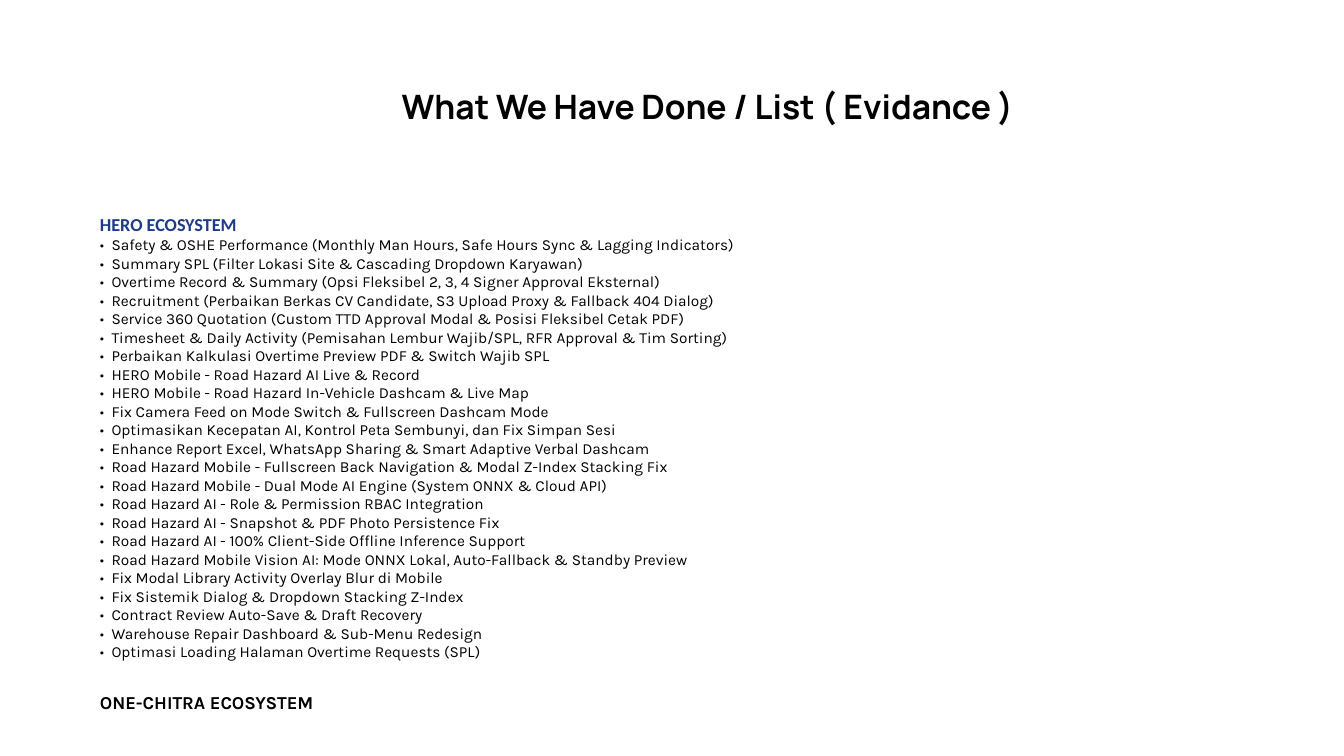
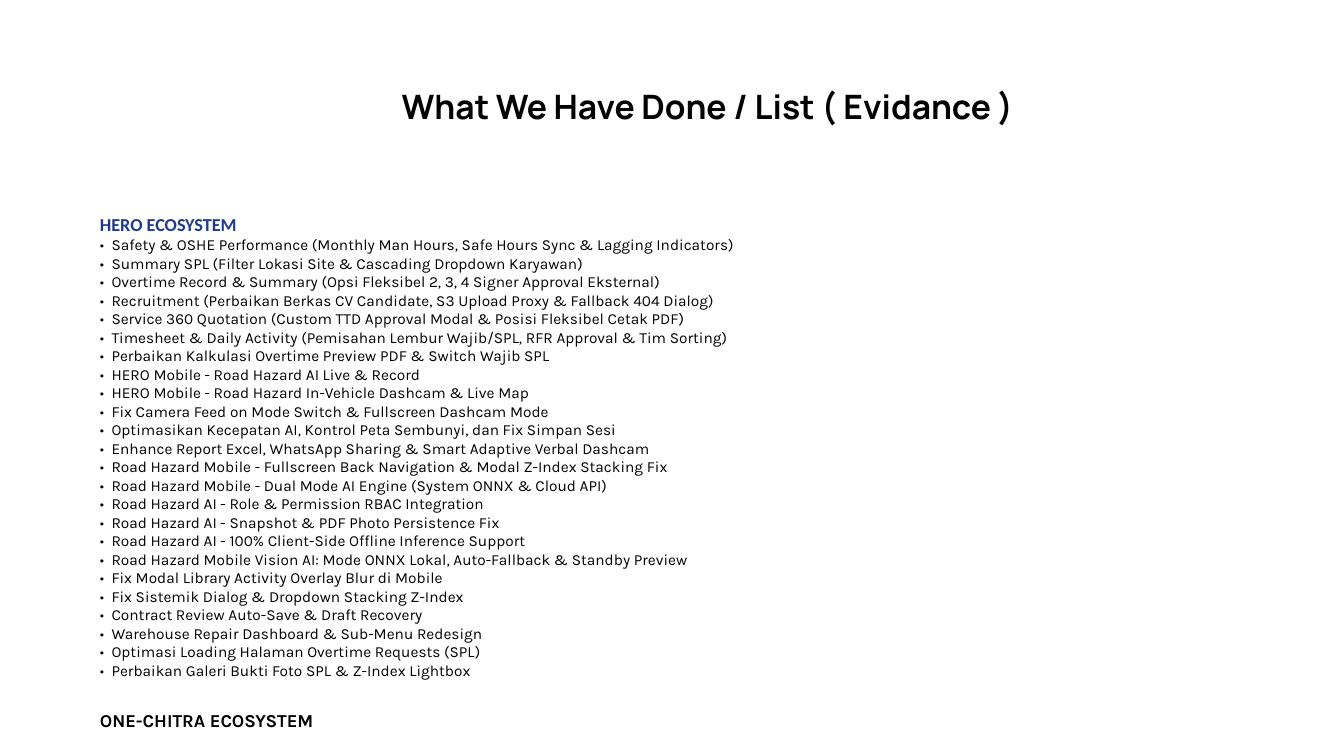
Before and after one commit to Annaskhadafi/hero, a slide deck: slide 4 of Monthly/MONTHLY NOVEMBER 2026 SDS.pptx. Drawn at 1344x756 pixels with LibreOffice and Linux fonts; fonts in the diff are those of the drawing; background and template pictures are left out. Boxes give left, top, right and bottom in pixels: in the first picture for what was removed or moved away, otherwise in the second. Text is boxed around its words. In the diff, an @@ line names an element or a change of style, - is before the commit and + after.

Commit message:
fix(overtime): make evidence modal scrollable and convert photo cards to interactive buttons for lightbox

```diff
--- a/Monthly/MONTHLY NOVEMBER 2026 SDS.pptx
+++ b/Monthly/MONTHLY NOVEMBER 2026 SDS.pptx
@@ text at bbox=[112, 665, 470, 680]: paragraph added @@
+• Perbaikan Galeri Bukti Foto SPL & Z-Index Lightbox
```
Also in this commit, not shown: 1 slide added, 2 other files.
